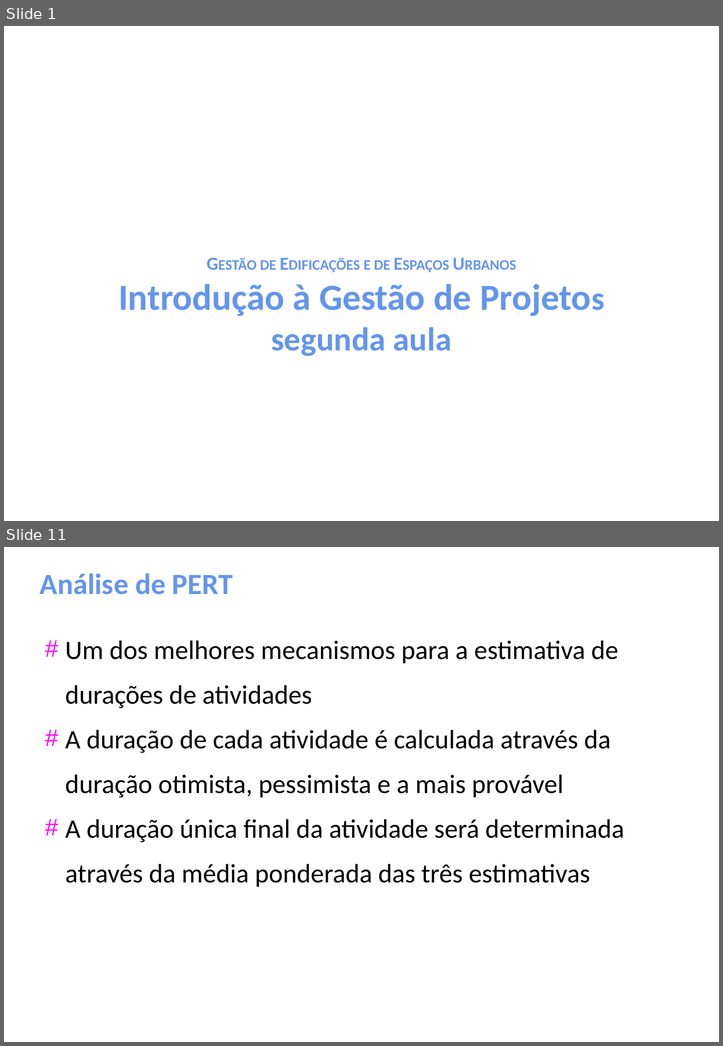
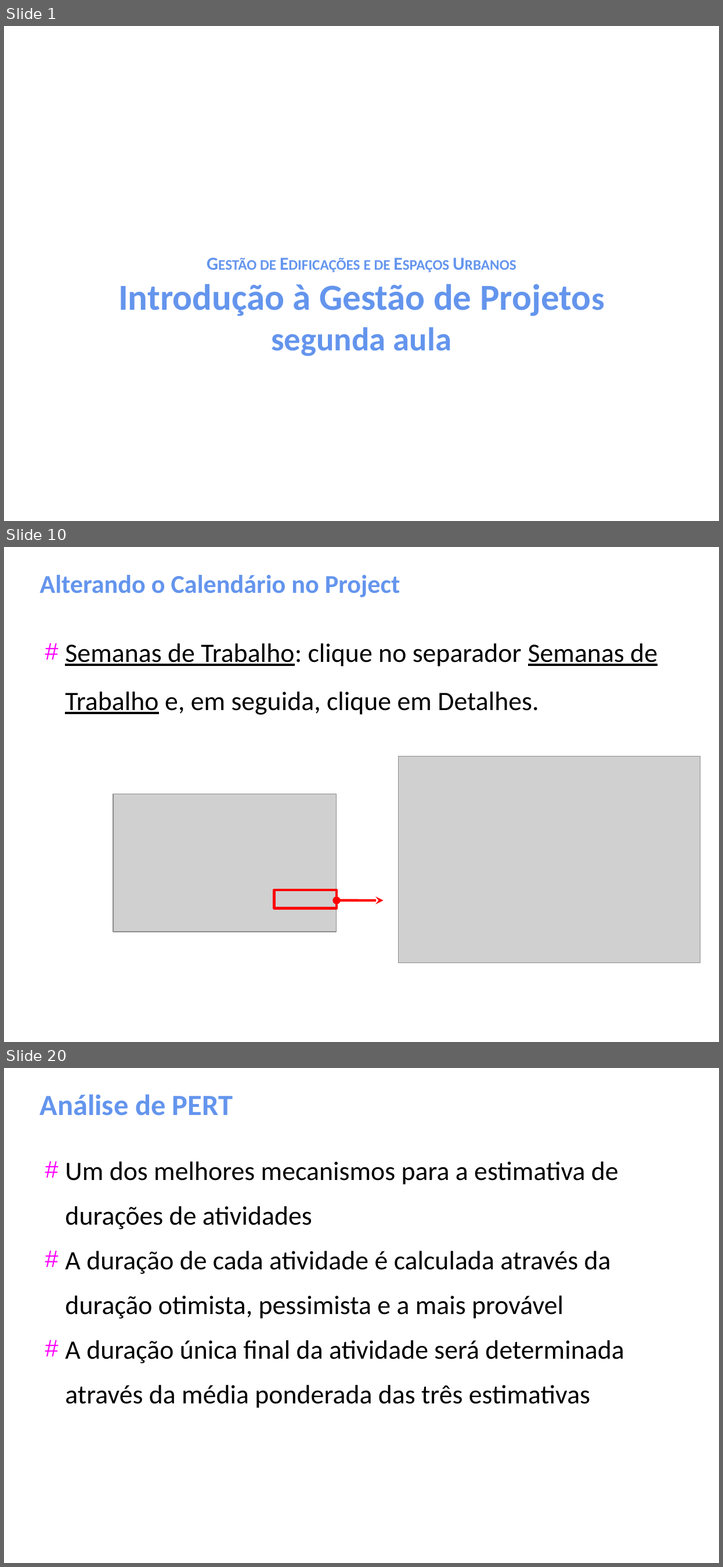
Before and after one commit to gomesluiz/gestao-de-projetos, a slide deck: aulas/project-aula-02.odp. Shown one above the other, each under a label of ours: slides 1 and 11 before the commit, slides 1, 10 and 20 after it; the slides between them are not shown. The pictures are 723x1046 and 723x1567 pixels, drawn with LibreOffice and Linux fonts; fonts in the diff are those of the drawing; grey boxes stand for pictures. Boxes give left, top, right and bottom in pixels: in the first picture for what was removed or moved away, otherwise in the second. Text is boxed around its words. In the diff, an @@ line names an element or a change of style, - is before the commit and + after.

```diff
--- a/aulas/project-aula-02.odp
+++ b/aulas/project-aula-02.odp
@@ slide 10 added at (4, 547, 719, 1042), background #FFFFFF @@
@@ title added at (40, 575, 400, 597), 28 pt, text #6495ED, bold @@
+Alterando o Calendário no Project
@@ text added at (65, 643, 657, 715), 29 pt, text #000000 @@
+# Semanas de Trabalho: clique no separador Semanas de Trabalho e, em seguida, clique em Detalhes.
@@ picture added at (398, 756, 699, 962) @@
@@ picture added at (113, 793, 336, 932) @@
@@ rectangle added at (274, 890, 336, 908), outline #FF0000 2.83 pt @@
@@ double arrow added from (336, 900) to (383, 900), #FF0000 2.83 pt @@
@@ what was slide 11 is now slide 20 @@
```
Also in this commit, not shown: 17 other slides added.
